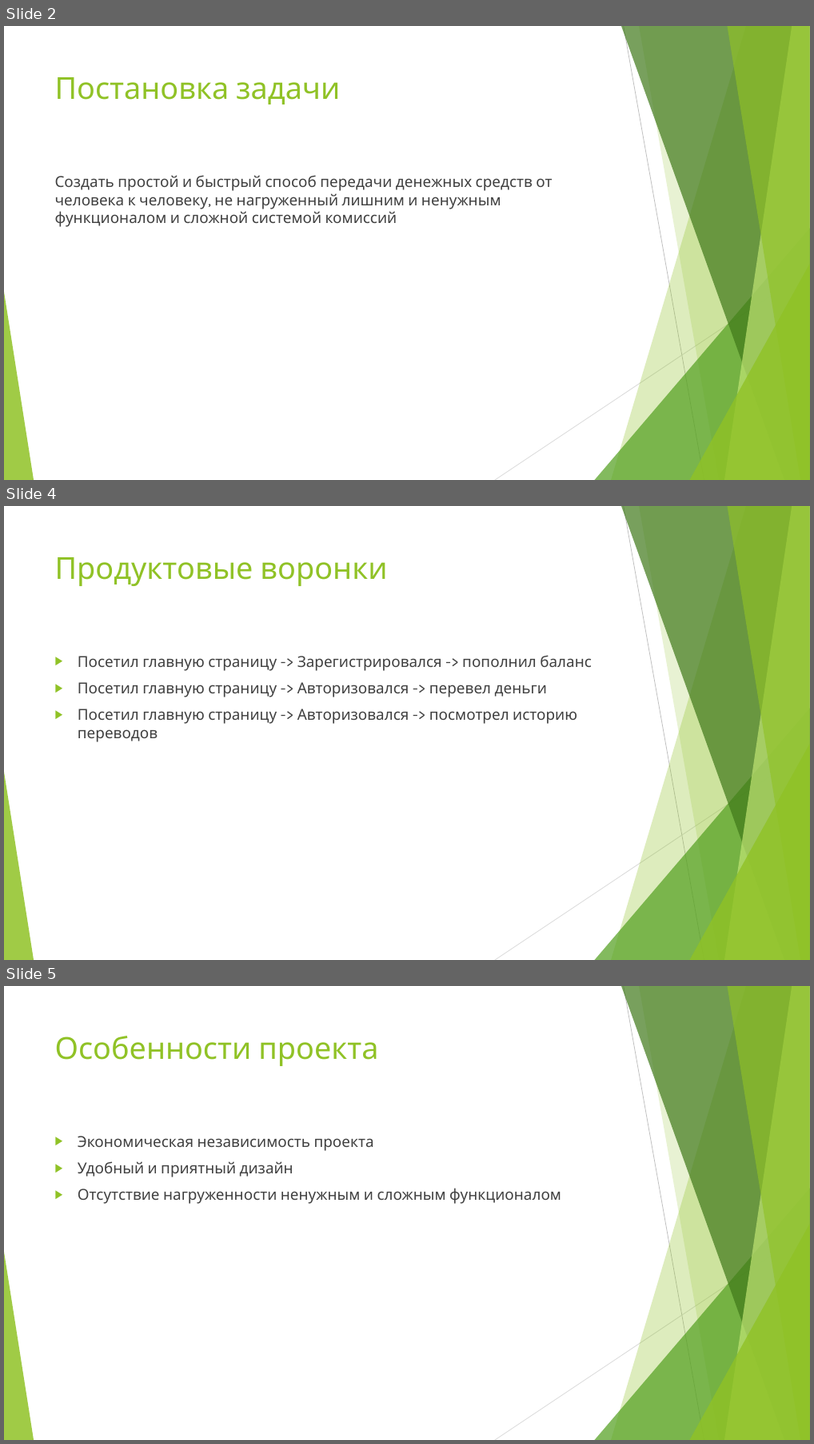
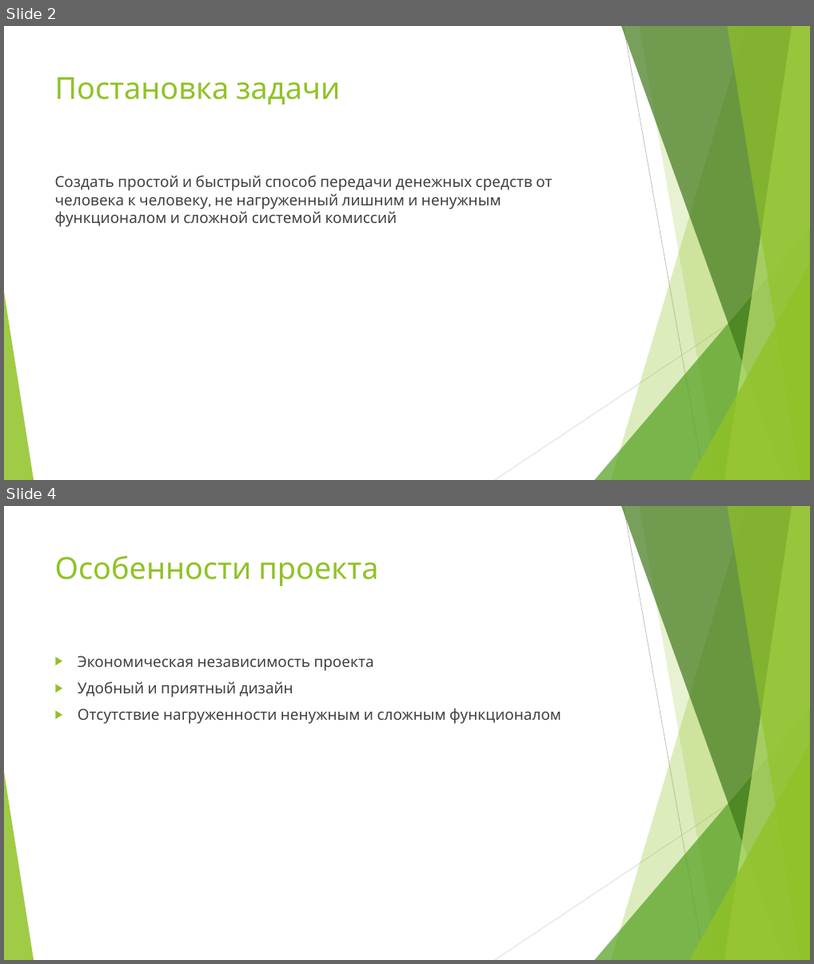
Before and after one commit to TeamNo3/OnlineWallet, a slide deck: Презентация.pptx. Shown one above the other, each under a label of ours: slides 2, 4 and 5 before the commit, slides 2 and 4 after it; the slides between them are not shown. The pictures are 814x1444 and 814x964 pixels, drawn with LibreOffice and Linux fonts; fonts in the diff are those of the drawing. Boxes give left, top, right and bottom in pixels: in the first picture for what was removed or moved away, otherwise in the second. Text is boxed around its words. In the diff, an @@ line names an element or a change of style, - is before the commit and + after.

```diff
--- a/Презентация.pptx
+++ b/Презентация.pptx
@@ slide 4 removed at [4,506,810,960], background #FFFFFF; not listed: 10 template elements that a slide beside it also shows @@
@@ title removed at [55,557,387,586] @@
-Продуктовые воронки
@@ text removed at [78,655,592,742] @@
-▶ Посетил главную страницу -> Зарегистрировался -> пополнил баланс
-▶ Посетил главную страницу -> Авторизовался -> перевел деньги
-▶ Посетил главную страницу -> Авторизовался -> посмотрел историю переводов
@@ what was slide 5 is now slide 4 @@
```
Also in this commit, not shown: 1 slide changed, 1 slide added, 1 other file.
